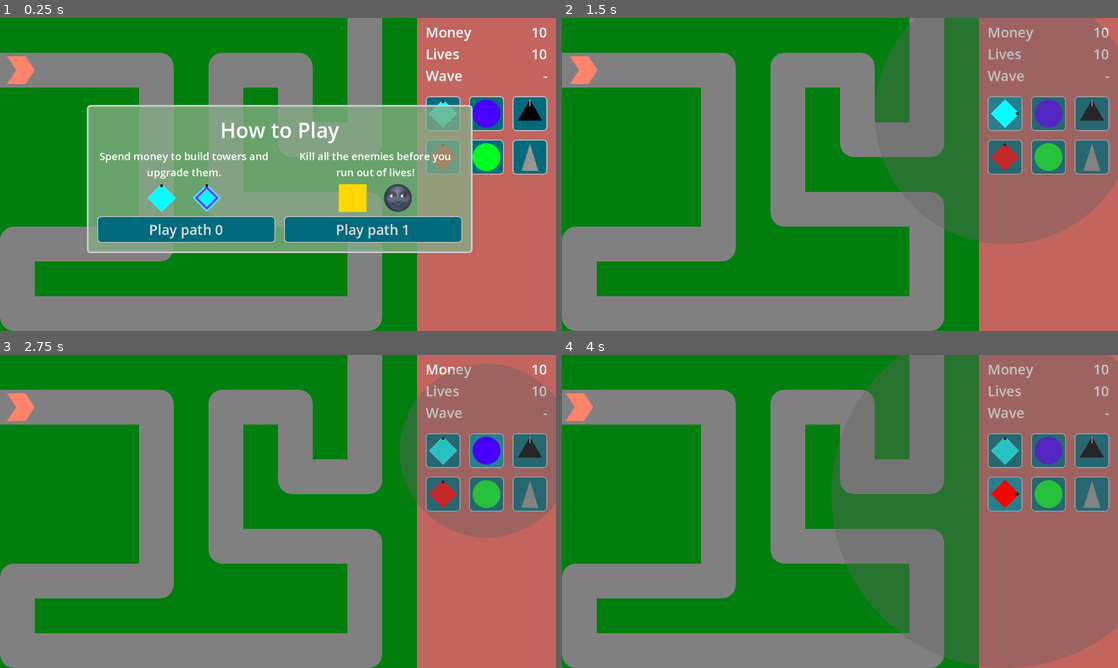
Above: before the commit, frames 1-4 (two rows, left to right).
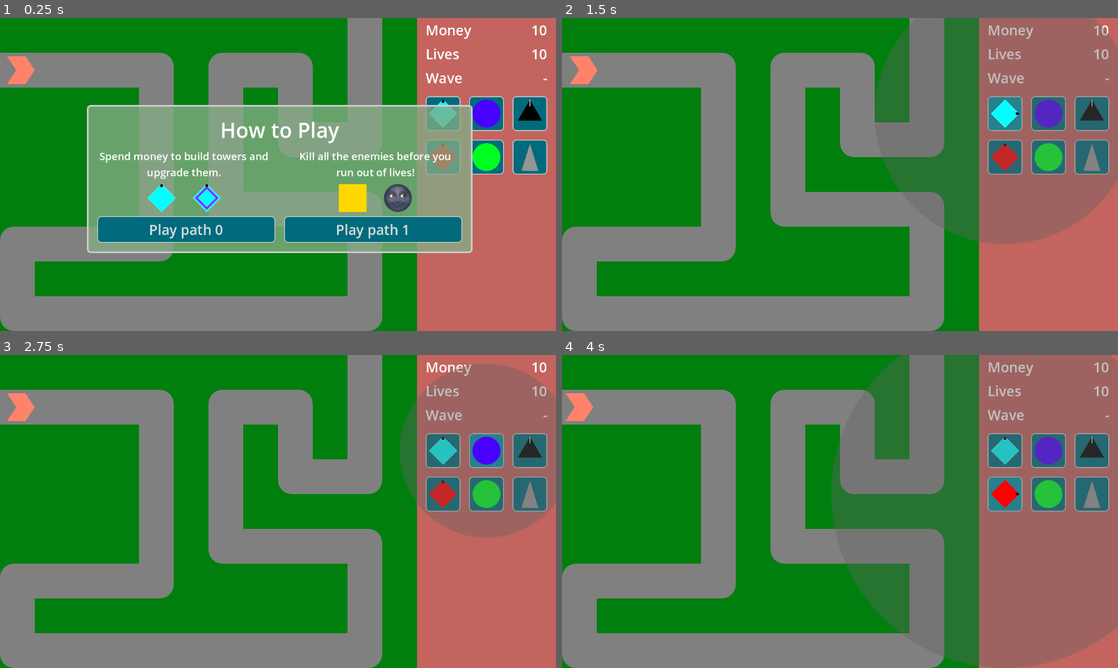
Above: after the commit, the same moments.

Repository: phrasmotica/godot-tower-defence
Game: Godot game, scene res://scenes/game.tscn
Same seed, same stepped clock (60 frames per second), same inputs: the game is played once before the commit and once after it.
Inputs (mouse positions are in pixels of both pictures, inside the frame that each line leads up to):
- Up to frame 1 (0.25 s): no input
- Up to frame 2 (1.5 s): click "Play path 0" at 0.5 s; click (1006, 115) at 1.25 s
- Up to frame 3 (2.75 s): click (489, 452) at 2 s
- Up to frame 4 (4 s): click (1090, 452) at 2.75 s; click (1006, 492) at 3.5 s

The runs differ from the first frame. In frame 1, 0.3% of the frame differs, in the area x 76-99%, y 2-21%; in frame 2, 0.3%; in frame 3, 0.3%; in frame 4, 0.3%.

Commit message:
Use hbox for amount labels

Diff:
--- a/scenes/ui/amount_label.tscn
+++ b/scenes/ui/amount_label.tscn
@@ -1,12 +1,14 @@
-[gd_scene load_steps=2 format=3 uid="uid://diwd7nkeshej7"]
+[gd_scene load_steps=3 format=3 uid="uid://diwd7nkeshej7"]
 
 [ext_resource type="Script" path="res://scripts/amount_label.gd" id="1_n4uao"]
+[ext_resource type="Theme" uid="uid://bqnr1830yqwqe" path="res://assets/themes/td_theme.tres" id="1_nsib7"]
 
-[node name="AmountLabel" type="Control" node_paths=PackedStringArray("text_label", "amount_label")]
-layout_mode = 3
-anchors_preset = 0
+[node name="AmountLabel" type="HBoxContainer" node_paths=PackedStringArray("text_label", "amount_label")]
+custom_minimum_size = Vector2(280, 40)
 offset_right = 280.0
 offset_bottom = 60.0
+theme = ExtResource("1_nsib7")
+theme_override_constants/separation = 20
 script = ExtResource("1_n4uao")
 text_label = NodePath("Text")
 amount_label = NodePath("Amount")
@@ -14,18 +16,15 @@
 amount = 10
 
 [node name="Text" type="Label" parent="."]
-custom_minimum_size = Vector2(0, 60)
-layout_mode = 0
-offset_right = 160.0
-offset_bottom = 60.0
+layout_mode = 2
+size_flags_horizontal = 3
+size_flags_vertical = 1
 theme_override_font_sizes/font_size = 32
 text = "Money"
 
 [node name="Amount" type="Label" parent="."]
-layout_mode = 0
-offset_left = 160.0
-offset_right = 280.0
-offset_bottom = 60.0
+layout_mode = 2
+size_flags_vertical = 1
 theme_override_font_sizes/font_size = 32
 text = "10"
 horizontal_alignment = 2
--- a/scenes/ui/game_ui.tscn
+++ b/scenes/ui/game_ui.tscn
@@ -85,6 +85,7 @@
 animation_player = NodePath("AnimationPlayer")
 
 [node name="ScoreUI" parent="." instance=ExtResource("2_la3np")]
+offset_bottom = 160.0
 
 [node name="CreateTowerUI" parent="." instance=ExtResource("4_3pagb")]
 offset_top = 160.0
--- a/scenes/ui/score_ui.tscn
+++ b/scenes/ui/score_ui.tscn
@@ -25,25 +25,24 @@
 layout_mode = 2
 theme = ExtResource("2_27d4k")
 theme_override_constants/margin_left = 20
-theme_override_constants/margin_top = 10
+theme_override_constants/margin_top = 5
 theme_override_constants/margin_right = 20
-theme_override_constants/margin_bottom = 10
 
 [node name="VBoxContainer" type="VBoxContainer" parent="PanelContainer/MarginContainer"]
 layout_mode = 2
 theme_override_constants/separation = 10
 
 [node name="MoneyLabel" parent="PanelContainer/MarginContainer/VBoxContainer" instance=ExtResource("3_3bjug")]
-custom_minimum_size = Vector2(0, 40)
+custom_minimum_size = Vector2(0, 0)
 layout_mode = 2
 
 [node name="LivesLabel" parent="PanelContainer/MarginContainer/VBoxContainer" instance=ExtResource("3_3bjug")]
-custom_minimum_size = Vector2(0, 40)
+custom_minimum_size = Vector2(0, 0)
 layout_mode = 2
 text = "Lives"
 
 [node name="WaveLabel" parent="PanelContainer/MarginContainer/VBoxContainer" instance=ExtResource("3_3bjug")]
-custom_minimum_size = Vector2(0, 40)
+custom_minimum_size = Vector2(0, 0)
 layout_mode = 2
 text = "Wave"
 amount = 0
